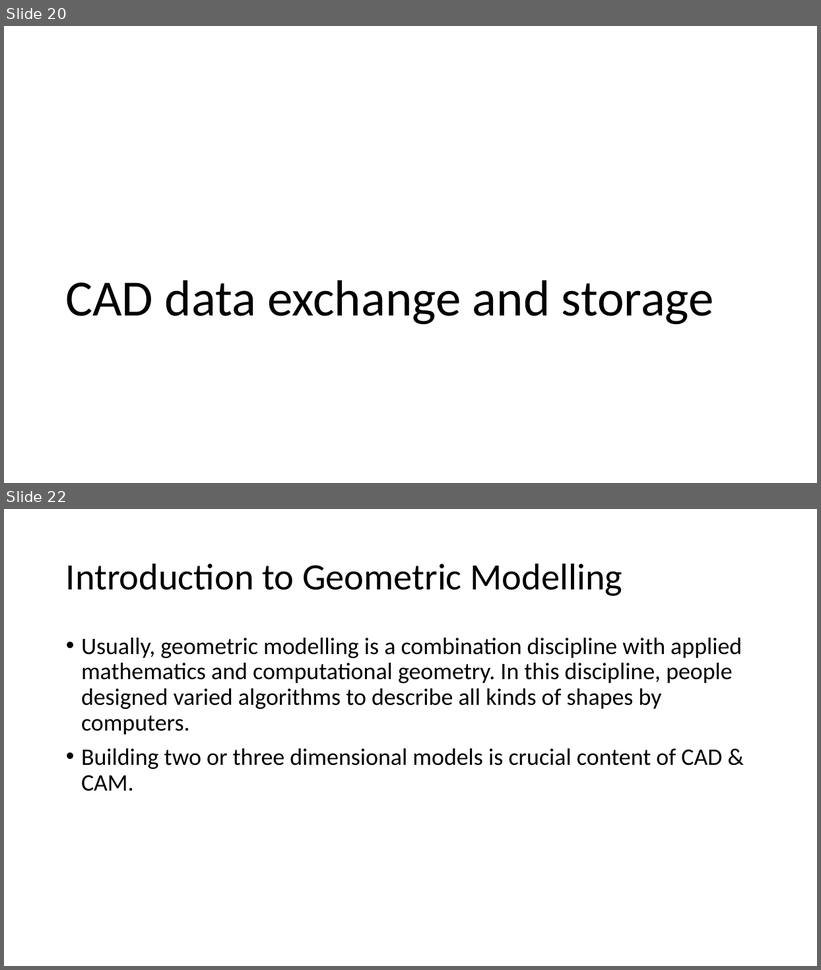
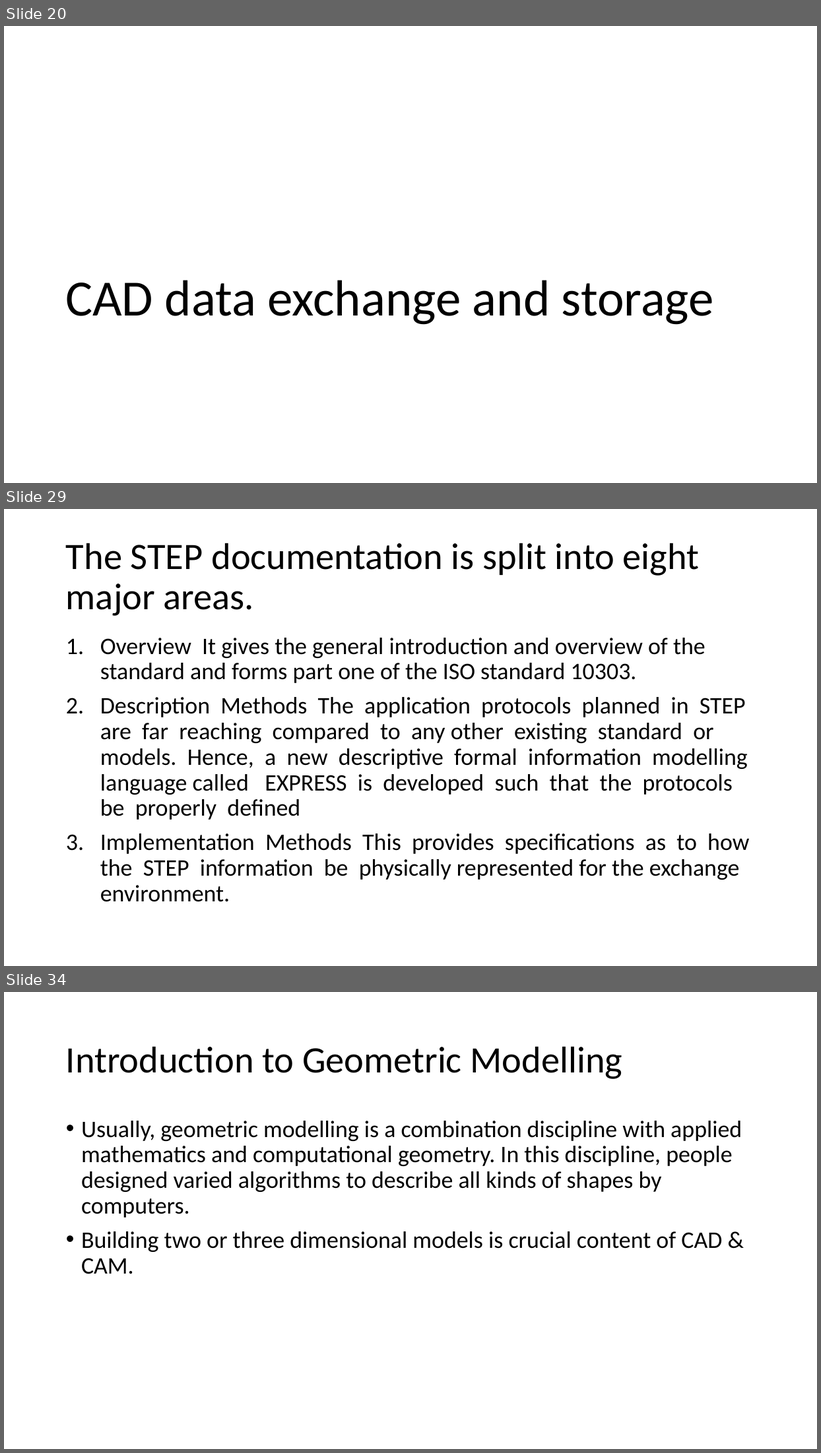
Before and after one commit to Jinny-Ching/cad_cam_course, a slide deck: CAD_CAM.pptx. Shown one above the other, each under a label of ours: slides 20 and 22 before the commit, slides 20, 29 and 34 after it; the slides between them are not shown. The pictures are 821x970 and 821x1453 pixels, drawn with LibreOffice and Linux fonts; fonts in the diff are those of the drawing. Boxes give left, top, right and bottom in pixels: in the first picture for what was removed or moved away, otherwise in the second. Text is boxed around its words. In the diff, an @@ line names an element or a change of style, - is before the commit and + after.

```diff
--- a/CAD_CAM.pptx
+++ b/CAD_CAM.pptx
@@ slide 29 added at [4,509,817,966], background #FFFFFF @@
@@ title added at [66,543,700,616], 44 pt, text #000000 @@
+The STEP documentation is split into eight major areas.
@@ text added at [100,638,749,902], 28 pt, text #000000 @@
+1. Overview It gives the general introduction and overview of the standard and forms part one of the ISO standard 10303.
+2. Description Methods The application protocols planned in STEP are far reaching compared to any other existing standard or models. Hence, a new descriptive formal information modelling language called EXPRESS is developed such that the protocols be properly defined
+3. Implementation Methods This provides specifications as to how the STEP information be physically represented for the exchange environment.
@@ what was slide 22 is now slide 34 @@
```
Also in this commit, not shown: 3 slides changed, 12 other slides added.
